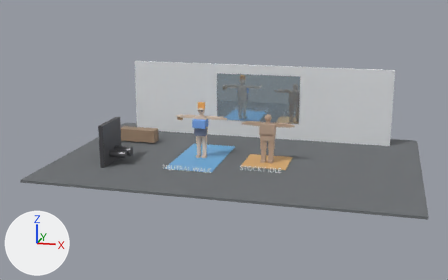
The Blender file assets/raw/blender/character_gym.blend, before and after one commit.
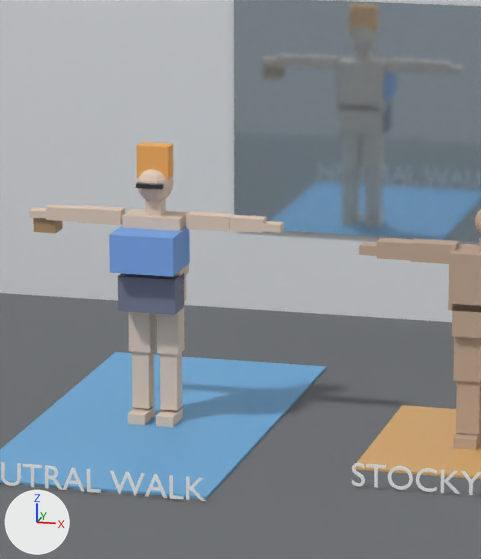
Each version is shown whole from a 50 mm lens placed at (5.27, -19.84, 6.08), pointed at (0.12, -0.11, 0.7), then close up on the part from 38% to 59% of the width and 26% to 66% of the height. Arrows for +X, +Y and +Z are at lower left; the lights stay in place. The older version's two pictures come first.

The older version as bpy lines, for what is in view:
```python
me_cube_004 = bpy.data.meshes.new('Cube.004')
me_cube_004.from_pydata(...)  # a box spanning x -1.0..2.2, y 3.11..3.13, z 0.65..2.45
me_cube_004.materials.append(mat_mirror)  # pale blue #c4d3dd
me_cube_007 = bpy.data.meshes.new('Cube.007')
me_cube_007.from_pydata(...)  # 266 vertices, 250 faces; spans x -0.88..0.88, y -0.17..0.12, z 0.01..1.78
me_cube_007.materials.append(mat_skinneutral)  # beige #e5cebc
me_cube_022 = bpy.data.meshes.new('Cube.022')
me_cube_022.from_pydata(...)  # a box spanning x -0.11..0.11, y -0.11..0.11, z -0.06..0.06
me_cube_022.materials.append(mat_clotheshat)  # orange #f9b361
ob_body_neutral = bpy.data.objects.new('Body_Neutral', me_cube_007)
ob_body_neutral.location = (-0.7, 0.0, 0.0)
ob_mirror = bpy.data.objects.new('Mirror', me_cube_004)
ob_mirror.location = (0.0, 0.0, 0.0)
ob_neutral_hat = bpy.data.objects.new('Neutral_hat', me_cube_022)
ob_neutral_hat.parent = ob_neutral_slot_hat
ob_neutral_hat.location = (0.0, 0.0, 0.0)
# also in view: 'Text.001' at (1.6, -1.15, 0.1); 'IdlePad' at (1.6, 0.0, 0.0); 'Neutral_pants' at (-0.7, -0.12, 0.94); 'Neutral_shirt' at (-0.7, -0.14, 1.24); 'BackWall' at (0.6, 3.2, 1.4)
```
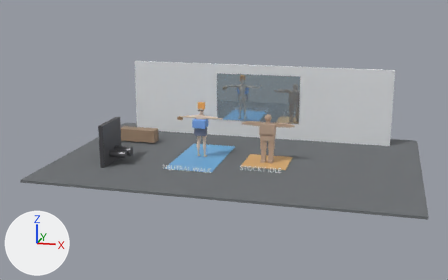
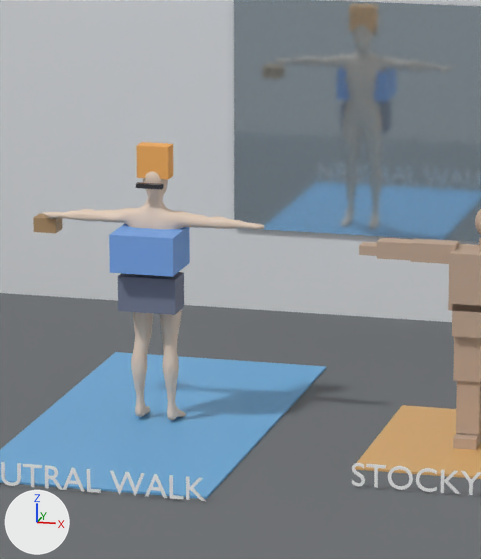
Location of each change, [x1, y1, x2, y2] in pixels of the close-ups (481 x 559 px):
'Body_Neutral', reshaped, moved (13% narrower)
    before: [29, 169, 284, 427]
    after: [42, 172, 264, 420]
part 1 of me_cube_007, deleted (beige)
    before: [128, 169, 284, 427]
part 2 of me_cube_007, reshaped
    before: [29, 204, 189, 279]
    after: [42, 172, 264, 420]

Edits to the bpy script that builds the scene:
```text
Change me_cube_007:
    used by ob_body_neutral; location = (-0.7, 0.0, 0.0)
    remove me_cube_007.from_pydata(...)  # 266 vertices, 250 faces; spans x -0.88..0.88, y -0.17..0.12, z 0.01..1.78
    add me_cube_007.from_pydata(...)  # 5626 vertices, 5624 faces; spans x -1.49..0.07, y -0.1..0.16, z 0.01..1.78
    me_cube_007 part 1: 12 loose pieces with 234 vertices, spanning x -0.18..0.88, y -0.17..0.12, z 0.01..1.78, are deleted
    me_cube_007 part 2: 31 vertices removed from x -0.88..0.2, y -0.11..0.11, z 1.03..1.47; 5625 vertices added at x -1.49..0.07, y -0.1..0.16, z 0.01..1.78
    me_cube_007 part 3: the surface is now shaded smooth
Change ob_body_neutral:
    ob_body_neutral.location: (-0.7, 0.0, 0.0) -> (0.0, 0.0, 0.0)
```
